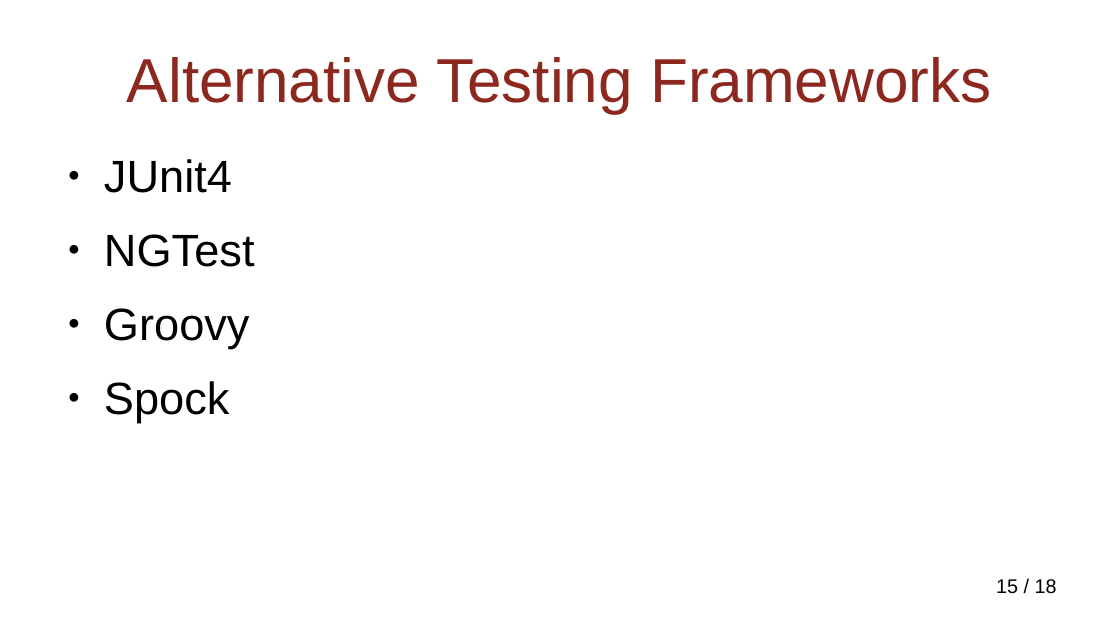
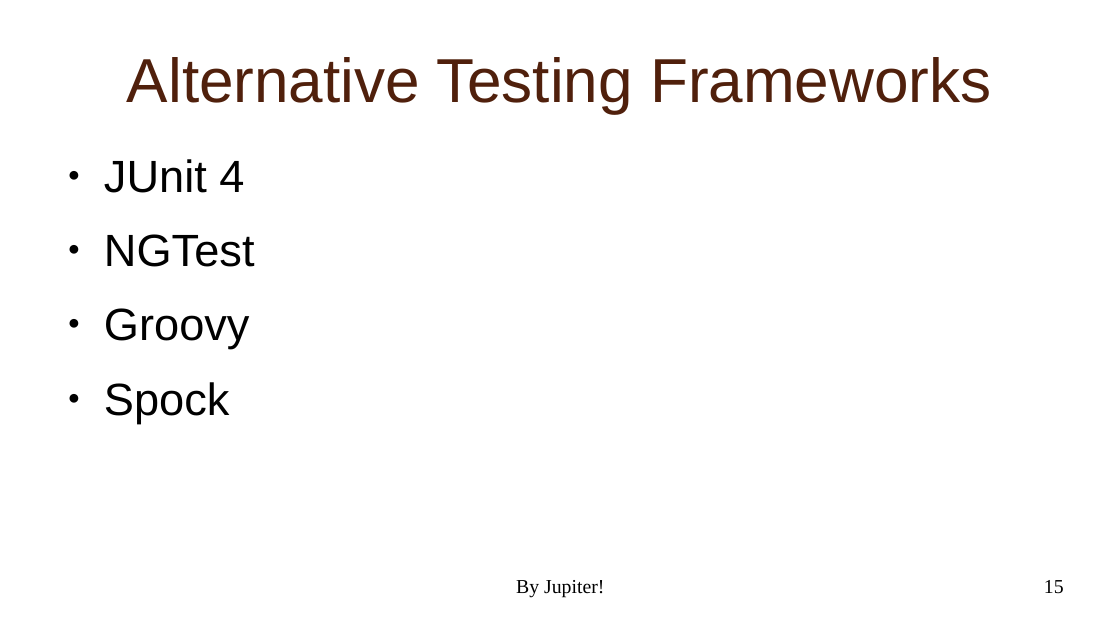
Before and after one commit to NextPoorSlob/JUnit5-Presentation-Sample-Code, a slide deck: slide 15 of ByJupiter.odp. Drawn at 1120x630 pixels with LibreOffice and Linux fonts; fonts in the diff are those of the drawing; background and template pictures are left out. Boxes give left, top, right and bottom in pixels: in the first picture for what was removed or moved away, otherwise in the second. Text is boxed around its words. In the diff, an @@ line names an element or a change of style, - is before the commit and + after.

```diff
--- a/ByJupiter.odp
+++ b/ByJupiter.odp
@@ title "Alternative Testing Frameworks" at (127, 57, 991, 113): text colour #8D281E to #50200C @@
@@ text at (104, 159, 244, 193): text changed @@
-● JUnit4
+● JUnit 4
@@ text added at (516, 580, 604, 598), 14 pt, text #000000 @@
+By Jupiter!
@@ page number at (1044, 580, 1064, 594): text changed; font Arial to Times New Roman @@
-15 / 18
+15
```
Also in this commit, not shown: 17 other slides changed, 16 slides added.
